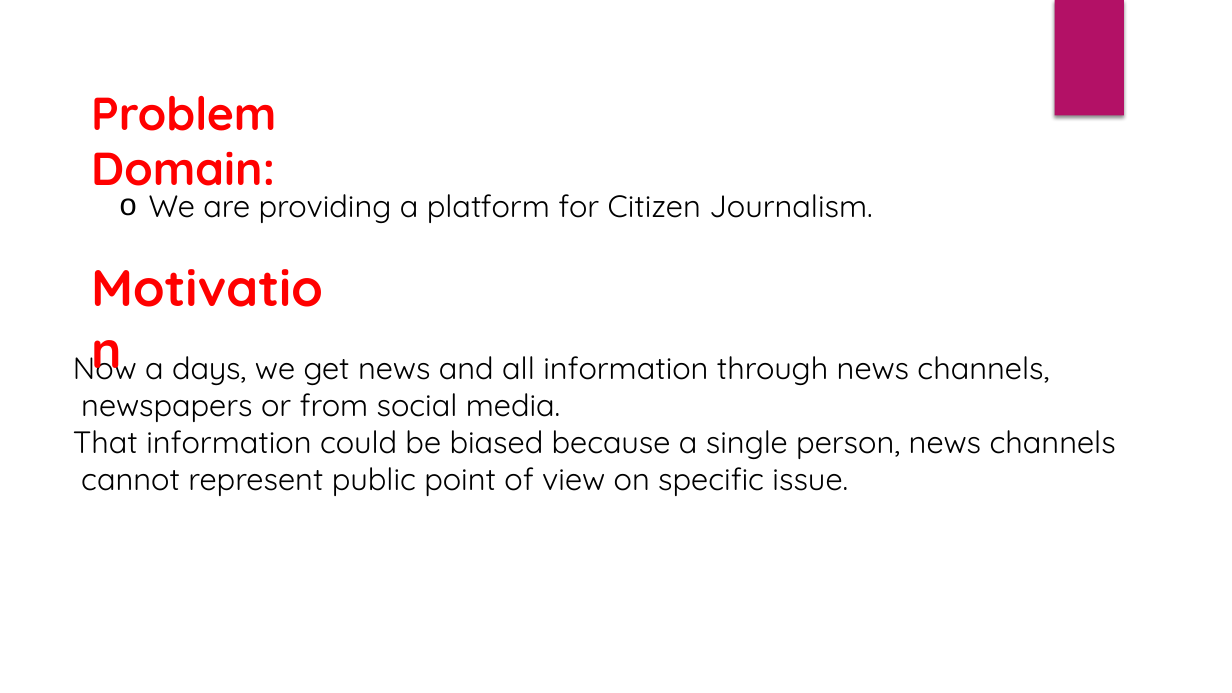
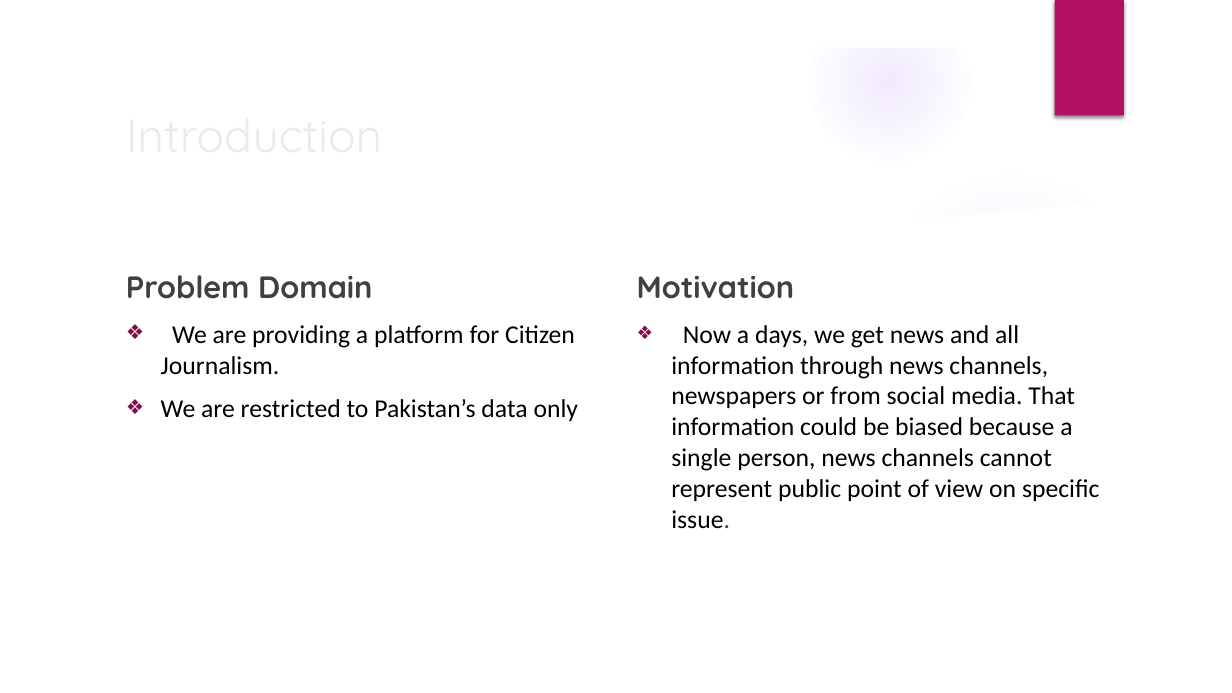
Before and after one commit to Zeeshanily/Citizen-Journalism, a slide deck: slide 2 of pj-task 1/Presentation.pptx. Drawn at 1232x693 pixels with LibreOffice and Linux fonts; fonts in the diff are those of the drawing; background and template pictures are left out. Boxes give left, top, right and bottom in pixels: in the first picture for what was removed or moved away, otherwise in the second. Text is boxed around its words. In the diff, an @@ line names an element or a change of style, - is before the commit and + after.

```diff
--- a/pj-task 1/Presentation.pptx
+++ b/pj-task 1/Presentation.pptx
@@ group added at (0, 0, 1232, 693): 4 ellipses, 3 freeform shapes @@
@@ text removed at (91, 96, 276, 198) @@
-Problem Domain:
@@ title added at (116, 98, 1002, 169), 36 pt, text #EBEBEB @@
+Introduction
@@ text removed at (149, 185, 872, 223) @@
-o We are providing a platform for Citizen Journalism.
@@ text removed at (82, 250, 352, 322) @@
-Motivation
@@ text added at (126, 275, 579, 421), 20 pt, text #000000 @@
+Problem Domain
+❖ We are providing a platform for Citizen Journalism.
+❖ We are restricted to Pakistan’s data only
@@ text at (637, 276, 1100, 528): text changed; size 24 to 20 pt; font Quicksand to Calibri @@
-Now a days, we get news and all information through news channels,
-newspapers or from social media.
-That information could be biased because a single person, news channels
-cannot represent public point of view on specific issue.
+Motivation
+❖ Now a days, we get news and all information through news channels, newspapers or from social media. That information could be biased because a single person, news channels cannot represent public point of view on specific issue.
```
Also in this commit, not shown: 8 other slides changed, 2 slides added.
